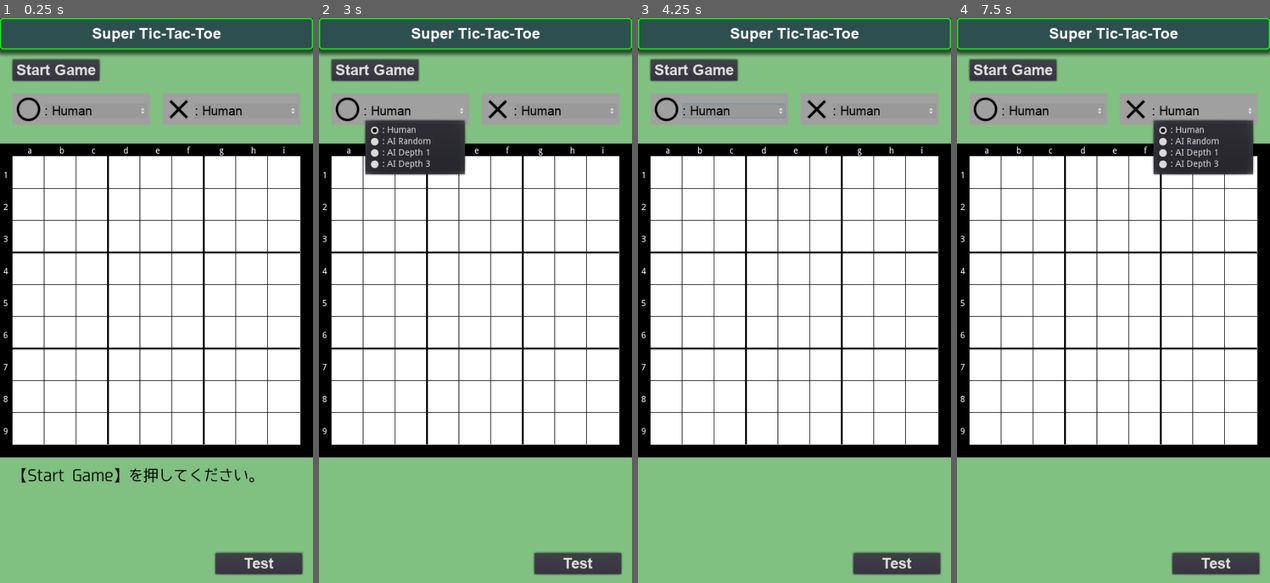
Above: before the commit, frames 1-4 (left to right).
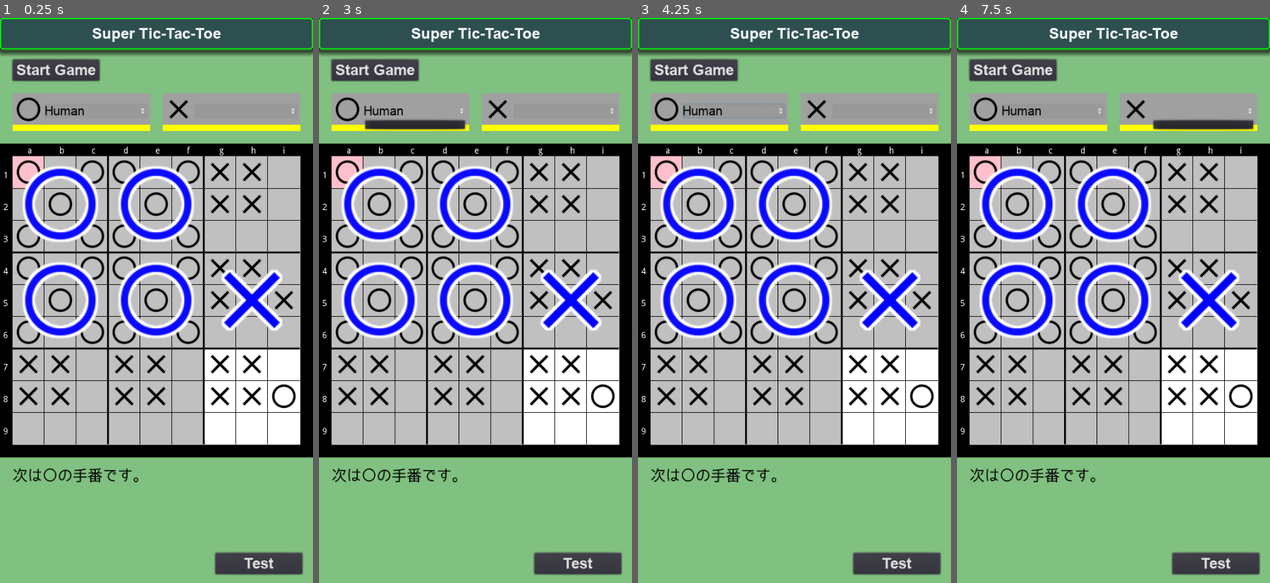
Above: after the commit, the same moments.

Repository: vivisuke/SuperTicTacToe
Game: Godot game, scene res://MainScene.tscn
Same seed, same stepped clock (60 frames per second), same inputs: the game is played once before the commit and once after it.
Inputs (mouse positions are in pixels of both pictures, inside the frame that each line leads up to):
- Up to frame 1 (0.25 s): no input
- Up to frame 2 (3 s): click "Start Game" at 0.5 s; click "Stop Game" (after the commit: "Start Game") at 1.25 s; click "Test" at 2 s; click (416, 108) at 2.75 s, where only the run before the commit has a clickable ": Human"
- Up to frame 3 (4.25 s): click (735, 108) at 3.5 s, where only the run after the commit has a clickable "Human"
- Up to frame 4 (7.5 s): click "Ｖ" at 4.25 s; click "Test" at 5 s; click (1054, 108) at 5.75 s, where only the run before the commit has a clickable ": Human"; click (1054, 108) at 6.5 s, where only the run after the commit has a clickable "Human"; click "Ｖ" at 7.25 s

The runs differ from the first frame. In frame 1, 40% of the frame differs, in the area x 3-97%, y 15-83%; in frame 2, 41%; in frame 3, 40%; in frame 4, 41%.
Error after the commit: Parse Error: The identifier "col" isn't declared in the current scope. (res://scripts/MainScene.gd:228)

Commit message:
0183 ◎ C 02/28 03/01 0.001│ToDo│Board::put(), undo_put()：盤面インデックス情報更新

Diff:
--- a/SuperTicTacToe/scripts/MainScene.gd
+++ b/SuperTicTacToe/scripts/MainScene.gd
@@ -217,10 +217,15 @@
 		next_color = (WHITE + BLACK) - next_color	# 手番交代
 		var itm = stack.pop_back()
 		l_board[itm.x + itm.y*N_HORZ] = EMPTY
+		var gx = itm.x / 3
+		var gy = itm.y / 3
+		var ix = gx + gy*3
+		var mx = itm.x % 3;
+		var my = itm.y % 3;
+		bd_index[ix] -= g_pow_table[mx+my*3] * (1 if next_color==WHITE else 2);	#	盤面インデックス更新
 		if itm.linedup:				# 着手で三目並んだ場合
-			var gx = itm.x / 3
-			var gy = itm.y / 3
 			g_board[gx + gy*3] = EMPTY
+			gbd_index -= g_pow_table[ix] * (1 if col==WHITE else 2);	#	盤面インデックス更新
 			is_game_over = false
 		next_board = itm.next_board
 		pass
@@ -404,6 +409,9 @@
 			else:
 				ev -= 16
 		return ev
+	func eval_board_index():	# 現局面を（○から見た）評価
+		var ev = 0
+		return ev
 	func can_lined_up(gx: int, gy: int):		# グローバルボード gx, gy で三目作れるか？
 		# 前提条件：NOT(でに三目並んでいる or 空きが無い) とする
 		#print("can_lined_up(%d, %d)" % [gx, gy])
@@ -480,6 +488,8 @@
 	build_3x3_eval_table()			# 3x3盤面→評価値テーブル構築
 	#
 	g_bd = Board.new()
+	g_bd.put(0, 0, WHITE)
+	g_bd.undo_put()
 	g_bd.print()
 	#print("eval_board = ", g_bd.eval_board())
 	#g_bd.put(0, 0, WHITE)
Not shown, changed: SuperTicTacToe.spr
